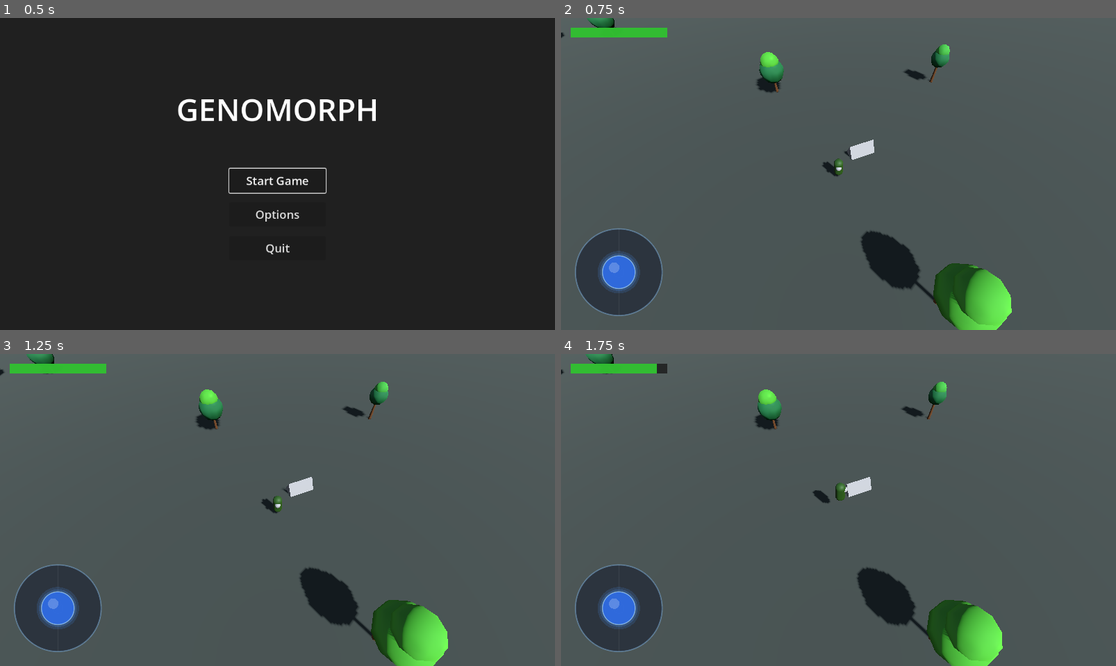
Above: before the commit, frames 1-4 (two rows, left to right).
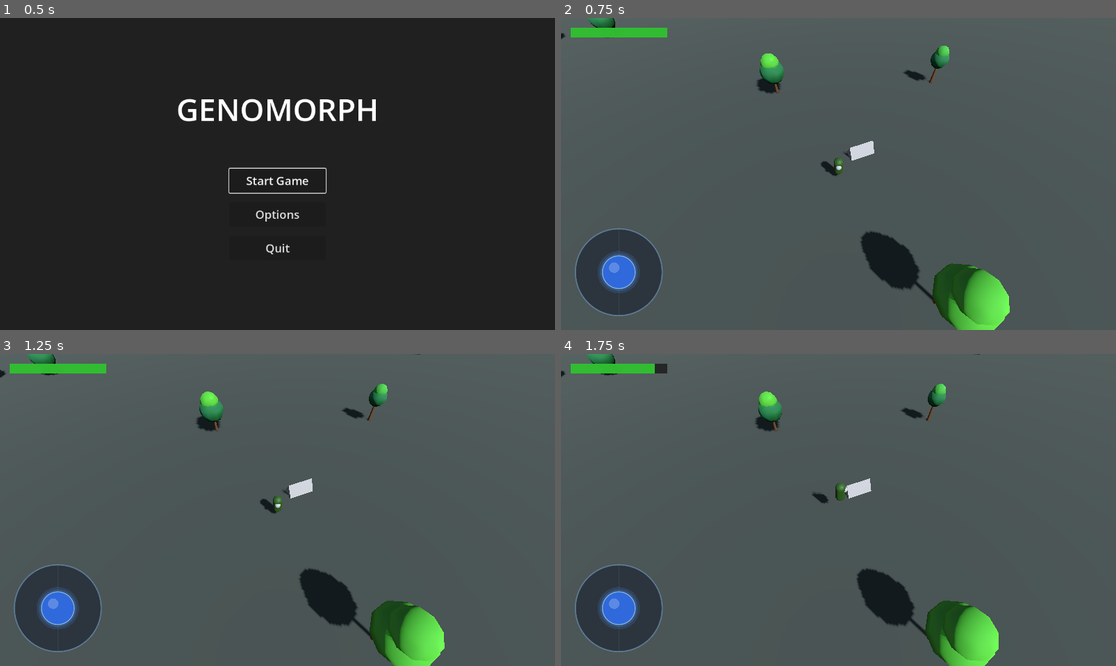
Above: after the commit, the same moments.

Repository: TradsKraken/GENOMORPH-
Game: Godot game, scene res://main_menu.tscn
The game is run twice, just before and just after one commit, with the same random seed, the same clock (stepped at 60 frames per second) and the same inputs.
Inputs (mouse positions are in pixels of both pictures, inside the frame that each line leads up to):
- Up to frame 1 (0.5 s): no input
- Up to frame 2 (0.75 s): click "Start Game" at 0.5 s
- Up to frame 3 (1.25 s): no input
- Up to frame 4 (1.75 s): tap Enter (ui_accept) at 1.25, 1.52 s; move the mouse to (960, 494) at 1.27 s; hold Right (ui_right) from 1.28 s (still down); click (960, 494) at 1.42 s

Frame 1 is identical in both runs. In frame 2, 0.4% of the frame differs, in the area x 0-82%, y 0-100%; in frame 3, 0.9%, in the area x 0-81%, y 0-100%; in frame 4, 0.9%.

Commit message:
refactor: rescale ground mesh and collision shape for consistent sizing

Diff:
--- a/node_3d.tscn
+++ b/node_3d.tscn
@@ -1723,12 +1723,12 @@
 [node name="Ground" type="StaticBody3D" parent="." unique_id=456649111]
 
 [node name="MeshInstance3D" type="MeshInstance3D" parent="Ground" unique_id=643852630]
-transform = Transform3D(3.875, 0, 0, 0, 3.875, 0, 0, 0, 3.875, 0, 0, 0.39675903)
+transform = Transform3D(6.17, 0, 0, 0, 6.17, 0, 0, 0, 6.17, 0, 0, 0.39675903)
 mesh = SubResource("PlaneMesh_noarx")
 surface_material_override/0 = SubResource("GroundMat")
 
 [node name="CollisionShape3D" type="CollisionShape3D" parent="Ground" unique_id=36256288]
-transform = Transform3D(3.89, 0, 0, 0, 3.89, 0, 0, 0, 3.89, 0, -0.1, 0)
+transform = Transform3D(6.17, 0, 0, 0, 6.17, 0, 0, 0, 6.17, 0, -0.1, 0)
 shape = SubResource("GroundShape")
 
 [node name="Player" parent="." unique_id=1867651735 instance=ExtResource("2_player")]
--- a/player.gd
+++ b/player.gd
@@ -36,7 +36,7 @@
 @export var jump_stamina_cost: float = 15.0
 
 ## How much stamina is recovered per second.
-@export var stamina_recovery_rate: float = 10.0
+@export var stamina_recovery_rate: float = 5.0
 
 # ── Private ──────────────────────────────────────────────────────────────────
 
